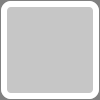
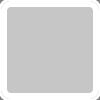
Layered file, before and after one edit (w=100, h=100). Changes by layer:
pixels changed over [0, 0, 100, 100] (layer not identified)
